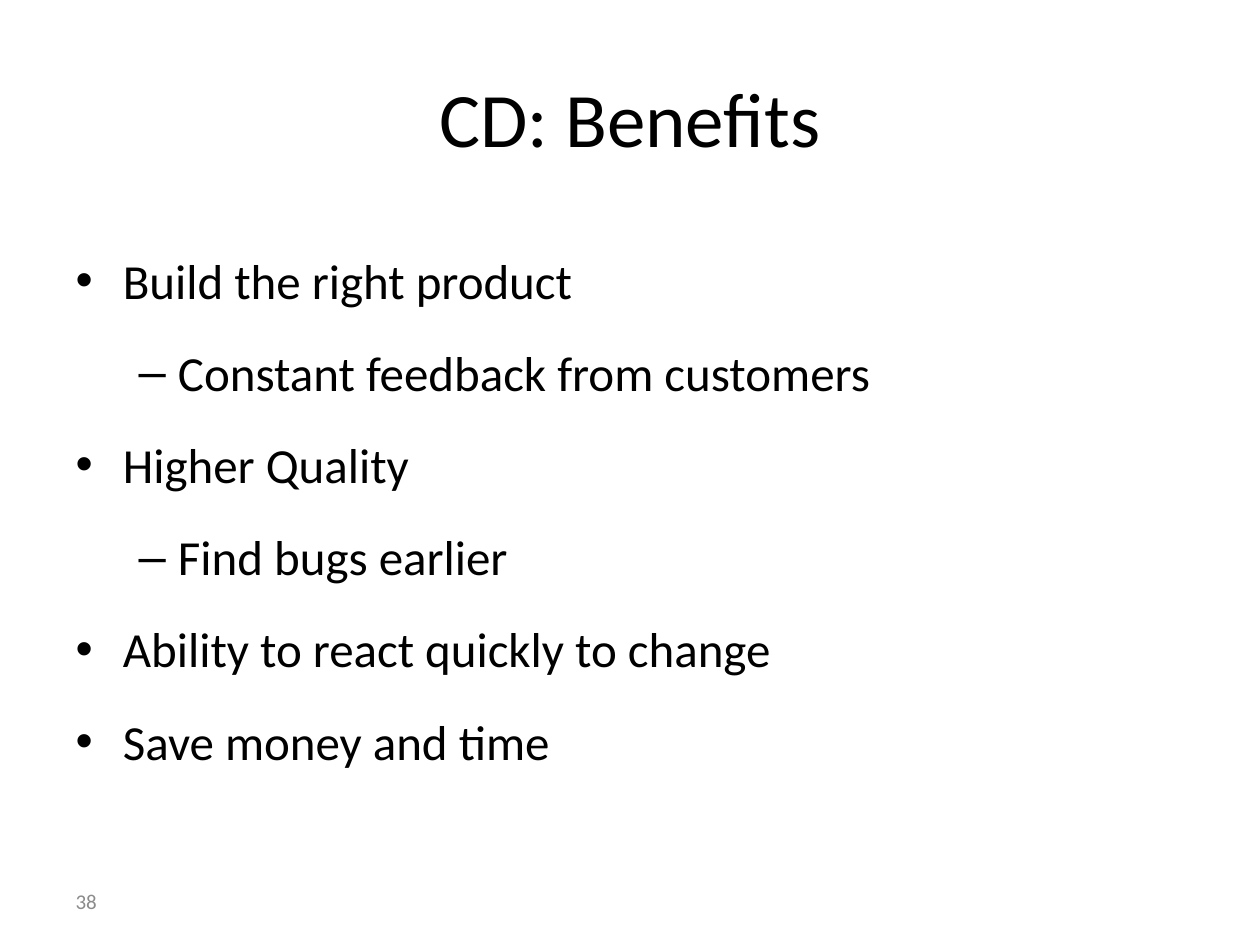
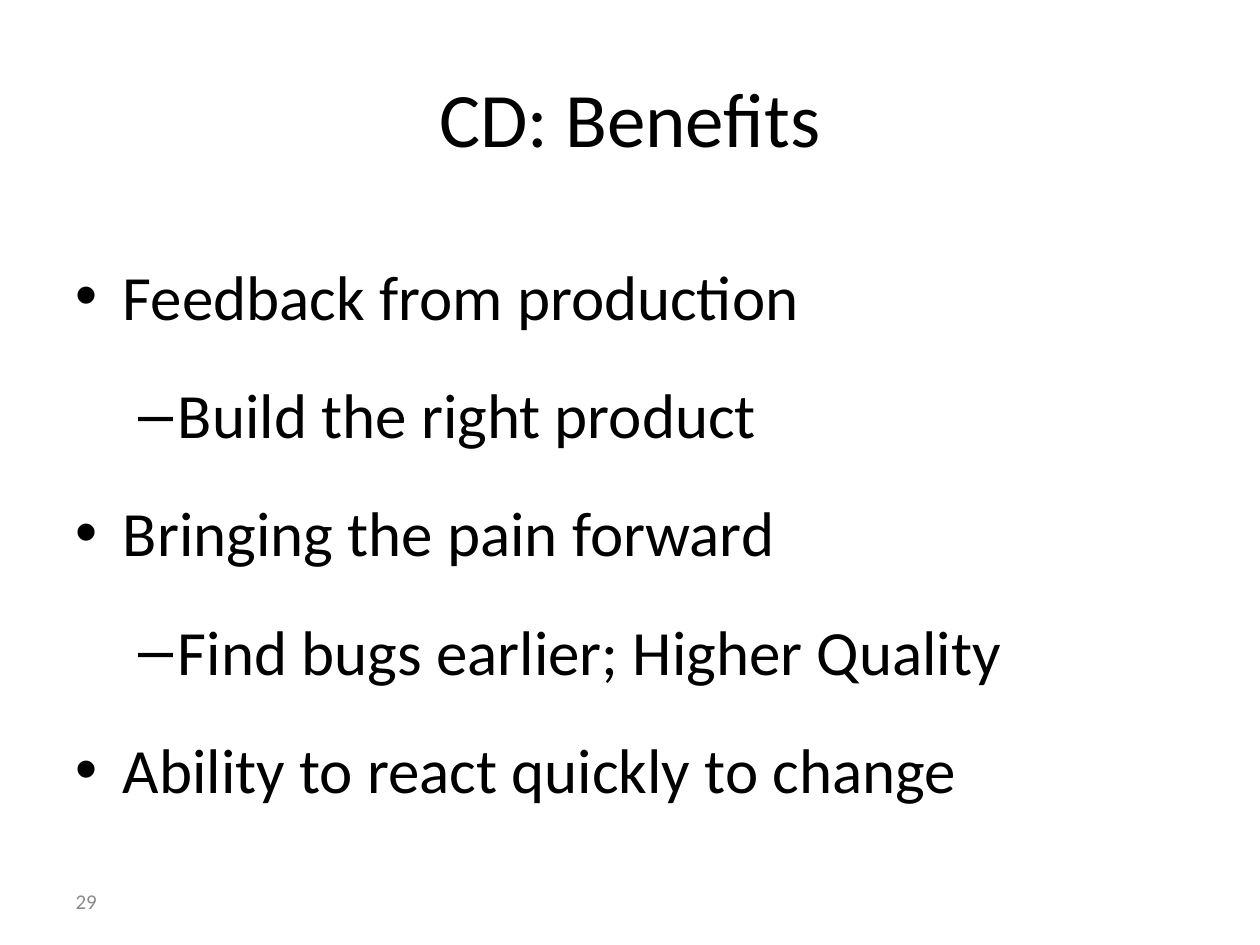
Before and after one commit to browngeek666/DevOpsPres, a slide deck: slide 29 of ALFDevOps.pptx (slide 38 before the commit). Drawn at 1260x945 pixels with LibreOffice and Linux fonts; fonts in the diff are those of the drawing. Boxes give left, top, right and bottom in pixels: in the first picture for what was removed or moved away, otherwise in the second. Text is boxed around its words. In the diff, an @@ line names an element or a change of style, - is before the commit and + after.

Commit message:
Updated Intro slightly and edited 1st and 2nd waysper feedback

```diff
--- a/ALFDevOps.pptx
+++ b/ALFDevOps.pptx
@@ text at bbox=[123, 276, 798, 330]: paragraph added @@
+• Feedback from production
@@ text at bbox=[123, 394, 956, 804]: size 28 to 36 pt in "Build the right product", "Ability to react quickly to change"; bullet • to –; list level 1 to 2 in "Build the right product"; more space between paragraphs @@
@@ text at bbox=[123, 512, 1001, 686]: text changed; size 28 to 36 pt @@
-  – Constant feedback from customers
-• Higher Quality
-  – Find bugs earlier
+• Bringing the pain forward
+  – Find bugs earlier; Higher Quality
@@ text at bbox=[123, 726, 550, 768]: paragraph removed @@
-• Save money and time
@@ page number at bbox=[76, 895, 97, 909]: text changed @@
-38
+29
```
Also in this commit, not shown: 10 other slides changed, 4 slides added, 12 slides removed.
